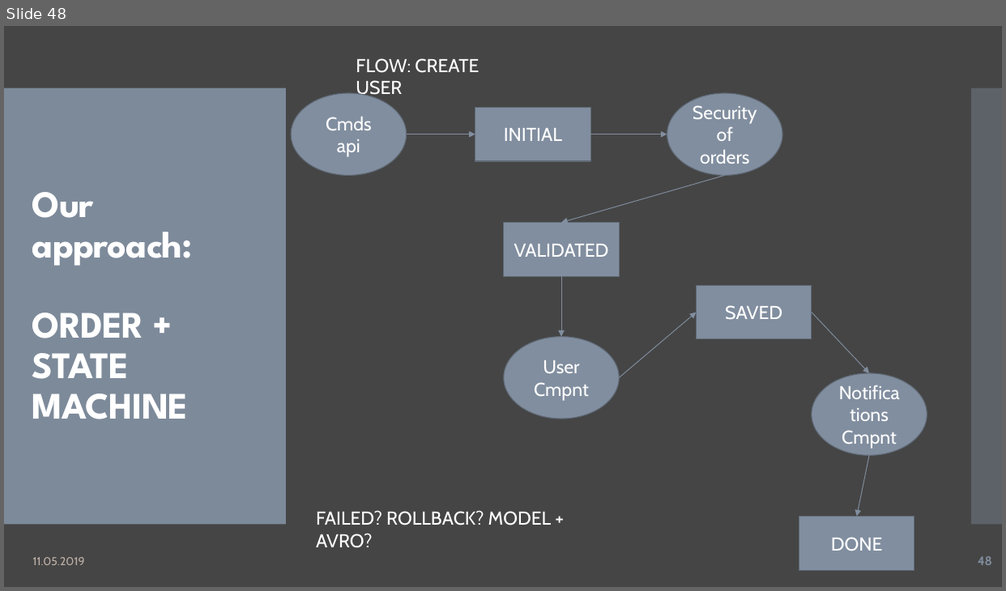
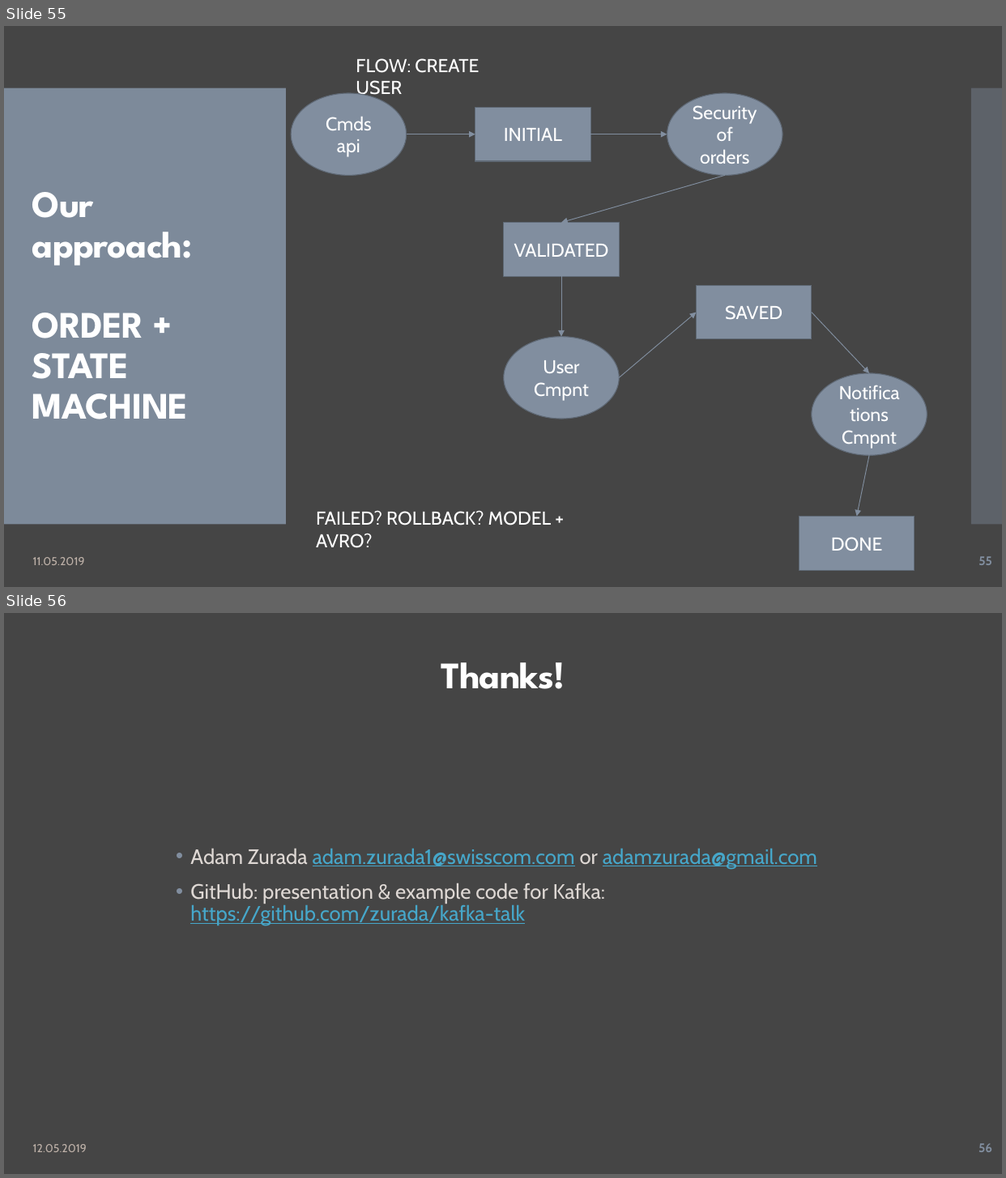
Before and after one commit to zurada/kafka-talk, a slide deck: Kafka Talk.pptx. Shown one above the other, each under a label of ours: slide 48 before the commit, slides 55 and 56 after it. The pictures are 1006x591 and 1006x1178 pixels, drawn with LibreOffice and Linux fonts; fonts in the diff are those of the drawing. Boxes give left, top, right and bottom in pixels: in the first picture for what was removed or moved away, otherwise in the second. Text is boxed around its words. In the diff, an @@ line names an element or a change of style, - is before the commit and + after.

```diff
--- a/Kafka Talk.pptx
+++ b/Kafka Talk.pptx
@@ slide 56 added at [4, 613, 1002, 1174], background #454545 @@
@@ title added at [441, 662, 565, 689], 36 pt, text #FFFFFF, bold @@
+Thanks!
@@ text added at [190, 849, 817, 926], 20 pt, text #46A7CA, underline @@
+• Adam Zurada adam.zurada1@swisscom.com or adamzurada@gmail.com
+• GitHub: presentation & example code for Kafka: https://github.com/zurada/kafka-talk
@@ text added at [33, 1144, 87, 1152], 11 pt, text #BEB1A8 @@
+12.05.2019
@@ page number added at [978, 1144, 992, 1152], 12 pt, text #818E9F, bold @@
+56
@@ what was slide 48 is now slide 55 @@
@@ page number at [978, 557, 992, 565]: text changed @@
-48
+55
```
Also in this commit, not shown: 1 slide changed, 1 other file.
